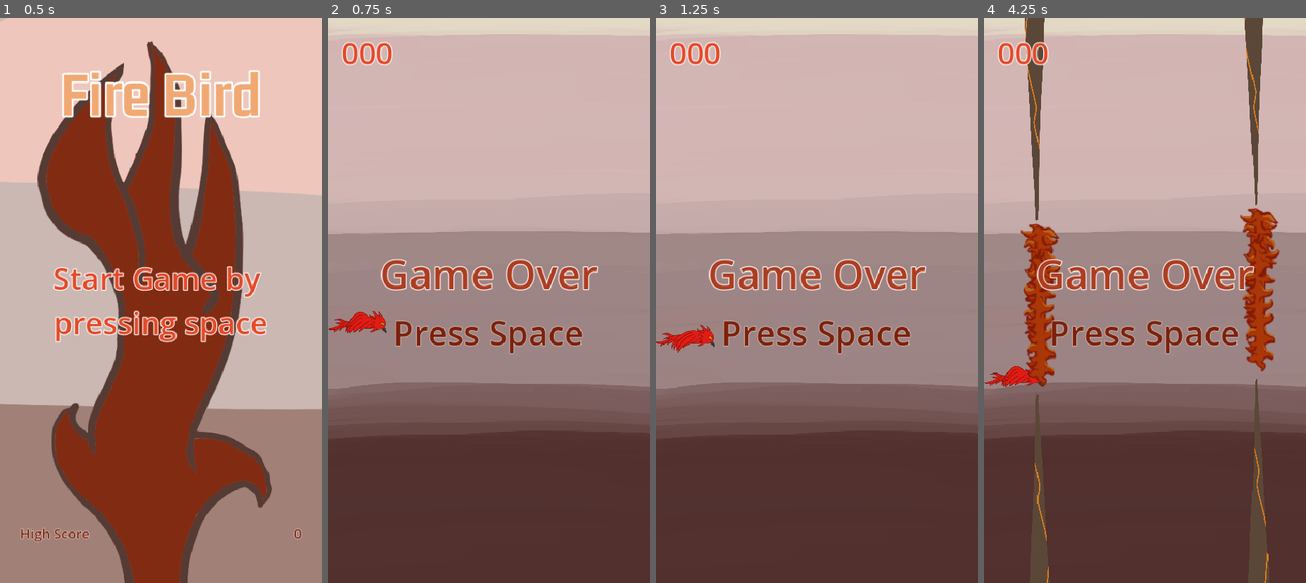
Above: before the commit, frames 1-4 (left to right).
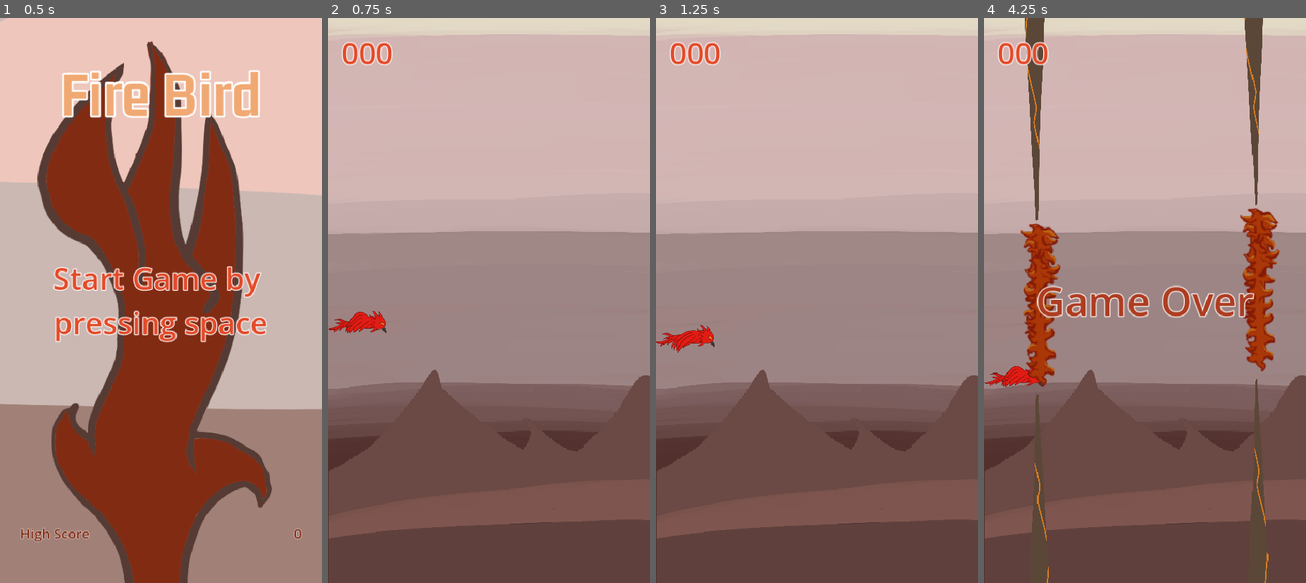
Above: after the commit, the same moments.

Repository: ecleaver/GoDot-GameCourse
Game: Godot game, scene res://Scenes/Menu/menu.tscn
Two runs of this game, one before a commit and one after it. Both use one fixed random seed, a clock stepped at 60 frames per second and the inputs below.
Inputs:
- Up to frame 1 (0.5 s): no input
- Up to frame 2 (0.75 s): tap Enter at 0.5 s; hold Space (power) from 0.53 s (still down)
- Up to frame 3 (1.25 s): keep holding Space (power)
- Up to frame 4 (4.25 s): release Space (power) at 1.28 s; tap Space (power) at 1.35, 2, 2.85, 3.5 s; hold Space (power) 2.03-2.78 s; hold Space (power) from 3.53 s (still down)

Frame 1 is identical in both runs. In frame 2, 18% of the frame differs, in the area x 0-100%, y 42-93%; in frame 3, 18%; in frame 4, 19%.

Commit message:
Game-ui verison 1

Diff:
--- a/flight-game/Scenes/Game/game.tscn
+++ b/flight-game/Scenes/Game/game.tscn
@@ -3,6 +3,7 @@
 [ext_resource type="Script" uid="uid://bbbmtskkvkmsj" path="res://Scripts/game.gd" id="1_i1e5p"]
 [ext_resource type="PackedScene" uid="uid://bbeybc6550r15" path="res://Scenes/FireBird/fire_bird.tscn" id="1_mv0hc"]
 [ext_resource type="Texture2D" uid="uid://doorqla663ss4" path="res://Assets/Background/Back ground.png" id="1_qxfds"]
+[ext_resource type="Texture2D" uid="uid://n6wsh1h7aeau" path="res://Assets/Background/Rocks 1.png" id="3_flgk0"]
 [ext_resource type="PackedScene" uid="uid://xtq8athhcxs1" path="res://Scenes/Barrier/barrier.tscn" id="3_qikps"]
 [ext_resource type="PackedScene" uid="uid://bbx57f4ruw74w" path="res://Scenes/GameUI/game_ui.tscn" id="5_ciybh"]
 
@@ -13,6 +14,11 @@
 position = Vector2(236, 421)
 scale = Vector2(0.24055842, 0.22420153)
 texture = ExtResource("1_qxfds")
+
+[node name="Mounts" type="Sprite2D" parent="." unique_id=319605259]
+position = Vector2(668, 511)
+scale = Vector2(-0.347193, 0.3070402)
+texture = ExtResource("3_flgk0")
 
 [node name="FireBird" parent="." unique_id=1488798734 instance=ExtResource("1_mv0hc")]
 position = Vector2(45, 434)
@@ -37,6 +43,9 @@
 wait_time = 2.0
 autostart = true
 
-[node name="GameUI" parent="." unique_id=1542800588 instance=ExtResource("5_ciybh")]
+[node name="CanvasLayer" type="CanvasLayer" parent="." unique_id=770255908]
 
+[node name="GameUI" parent="CanvasLayer" unique_id=1542800588 instance=ExtResource("5_ciybh")]
+
+[connection signal="on_plane_died" from="FireBird" to="." method="_on_fire_bird_on_plane_died"]
 [connection signal="timeout" from="SpawnTimer" to="." method="_on_spawn_timer_timeout"]
--- /dev/null
+++ b/flight-game/Scenes/GameUI/game_ui.gd
@@ -0,0 +1,7 @@
+extends Control
+class_name GameUI
+
+@onready var game_over_label: Label = $MarginContainer/VSplitContainer/GameOverLabel
+
+func on_plane_died() -> void:
+	game_over_label.show()
--- a/flight-game/Scenes/GameUI/game_ui.tscn
+++ b/flight-game/Scenes/GameUI/game_ui.tscn
@@ -1,5 +1,6 @@
 [gd_scene format=3 uid="uid://bbx57f4ruw74w"]
 
+[ext_resource type="Script" uid="uid://cf78m754mc5e7" path="res://Scenes/GameUI/game_ui.gd" id="1_mjubw"]
 [ext_resource type="LabelSettings" uid="uid://cl40ak7vdwoe5" path="res://Fonts/StartButton50.tres" id="1_s3w5c"]
 
 [sub_resource type="LabelSettings" id="LabelSettings_mjubw"]
@@ -19,6 +20,7 @@
 anchor_bottom = 1.0
 grow_horizontal = 2
 grow_vertical = 2
+script = ExtResource("1_mjubw")
 
 [node name="MarginContainer" type="MarginContainer" parent="." unique_id=480258376]
 layout_mode = 1
@@ -45,12 +47,14 @@
 size_flags_vertical = 4
 
 [node name="GameOverLabel" type="Label" parent="MarginContainer/VSplitContainer" unique_id=2092348246]
+visible = false
 layout_mode = 2
 size_flags_horizontal = 4
 text = "Game Over"
 label_settings = SubResource("LabelSettings_mjubw")
 
 [node name="Press space" type="Label" parent="MarginContainer/VSplitContainer" unique_id=1988917930]
+visible = false
 layout_mode = 2
 size_flags_horizontal = 4
 text = "Press Space"
--- a/flight-game/Scripts/fire_bird.gd
+++ b/flight-game/Scripts/fire_bird.gd
@@ -4,6 +4,8 @@
 var _fly : bool = false
 const FLIGHT : float = -550
 var _gravity : float = ProjectSettings.get("physics/2d/default_gravity")
+
+signal on_plane_died
 
 # Called when the node enters the     scene tree for the first time.
 func _ready() -> void:
@@ -18,6 +20,7 @@
 	#$AnimatedSprite2D.stop()
 	#set_physics_process(stopped)
 	get_tree().paused = true
+	on_plane_died.emit()
 
 # Called every frame. 'delta' is the elapsed time since the previous frame.
 func _physics_process(delta: float) -> void:
--- a/flight-game/Scripts/game.gd
+++ b/flight-game/Scripts/game.gd
@@ -3,7 +3,7 @@
 @onready var upper_spawn: Marker2D = $UpperSpawn
 @onready var lower_spawn: Marker2D = $LowerSpawn
 const OBJECTS = preload("uid://bkplp8mj7ppon")
-
+@onready var game_ui: GameUI = $CanvasLayer/GameUI
 
 
 # Called when the node enters the scene tree for the first time.
@@ -33,3 +33,8 @@
 	if event.is_action_pressed("ui_cancel"):
 		GameManger.load_main_scene()
 		pass
+
+
+func _on_fire_bird_on_plane_died() -> void:
+	game_ui.on_plane_died()
+	pass # Replace with function body.
Not shown, added: flight-game/Scenes/GameUI/game_ui.gd.uid
